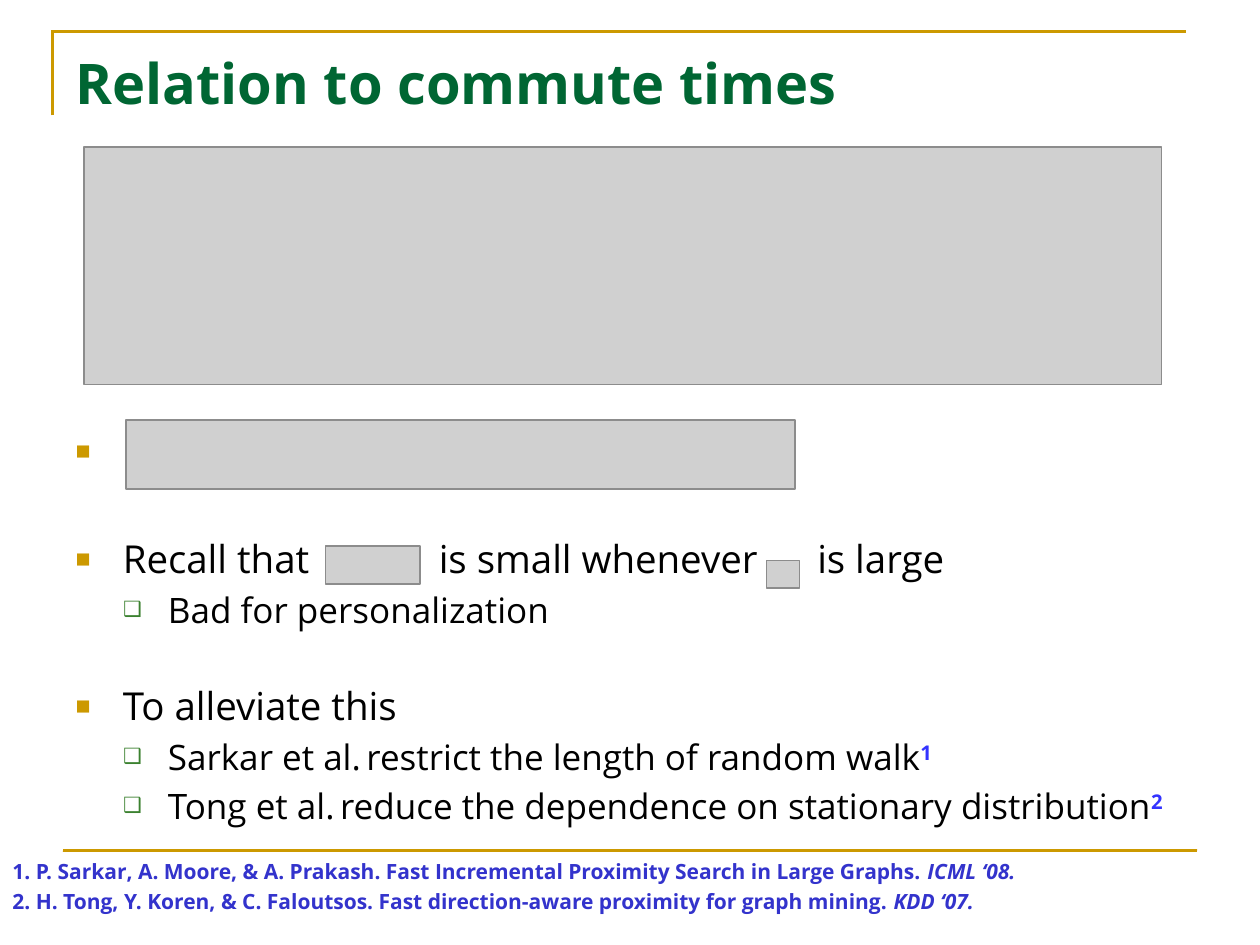
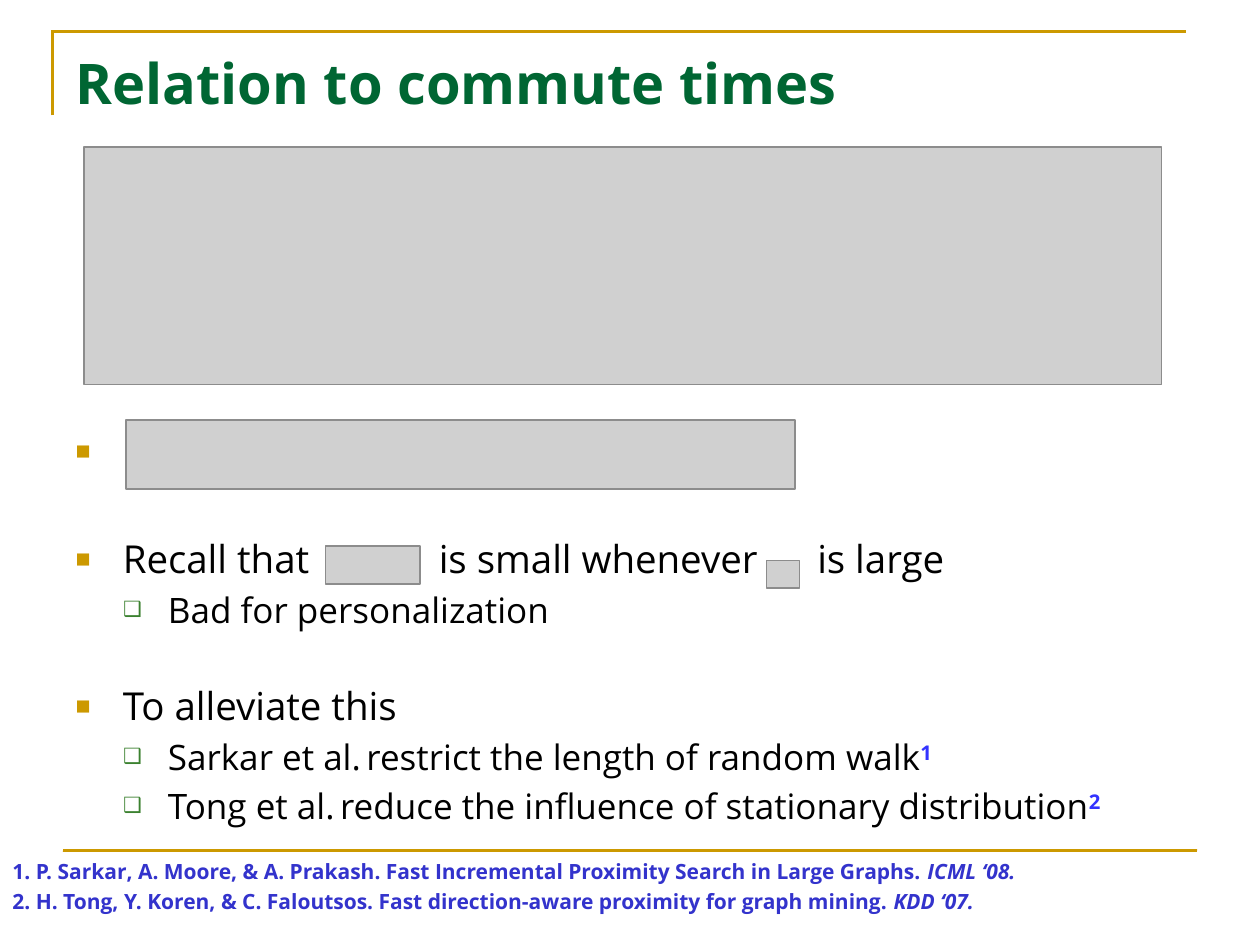
Before and after one commit to HuanSGT/rw-dir-prox, a slide deck: slide 22 of rw.pptx (slide 28 before the commit). Drawn at 1260x945 pixels with LibreOffice and Linux fonts; fonts in the diff are those of the drawing; grey boxes stand for pictures. Boxes give left, top, right and bottom in pixels: in the first picture for what was removed or moved away, otherwise in the second. Text is boxed around its words. In the diff, an @@ line names an element or a change of style, - is before the commit and + after.

```diff
--- a/rw.pptx
+++ b/rw.pptx
@@ text at (168, 792, 890, 828): text changed @@
-  ❑ Tong et al. reduce the dependence on stationary distribution2
+  ❑ Tong et al. reduce the influence of stationary distribution2
```
Also in this commit, not shown: 4 other slides changed, 4 slides removed, 1 other file.
